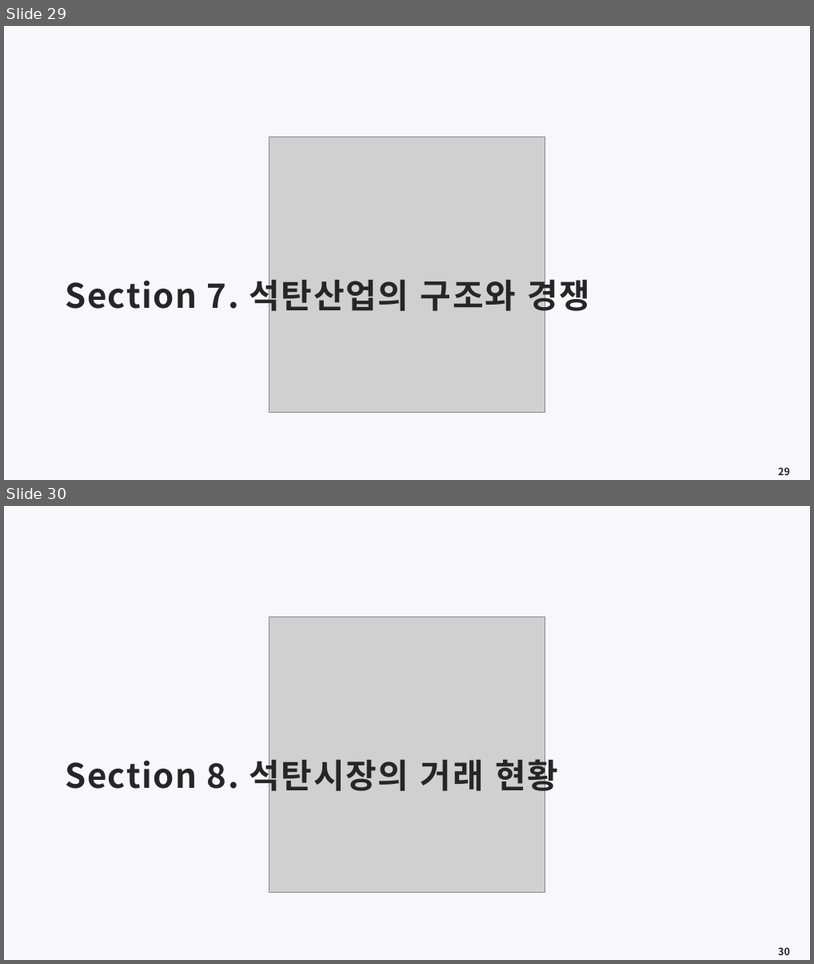
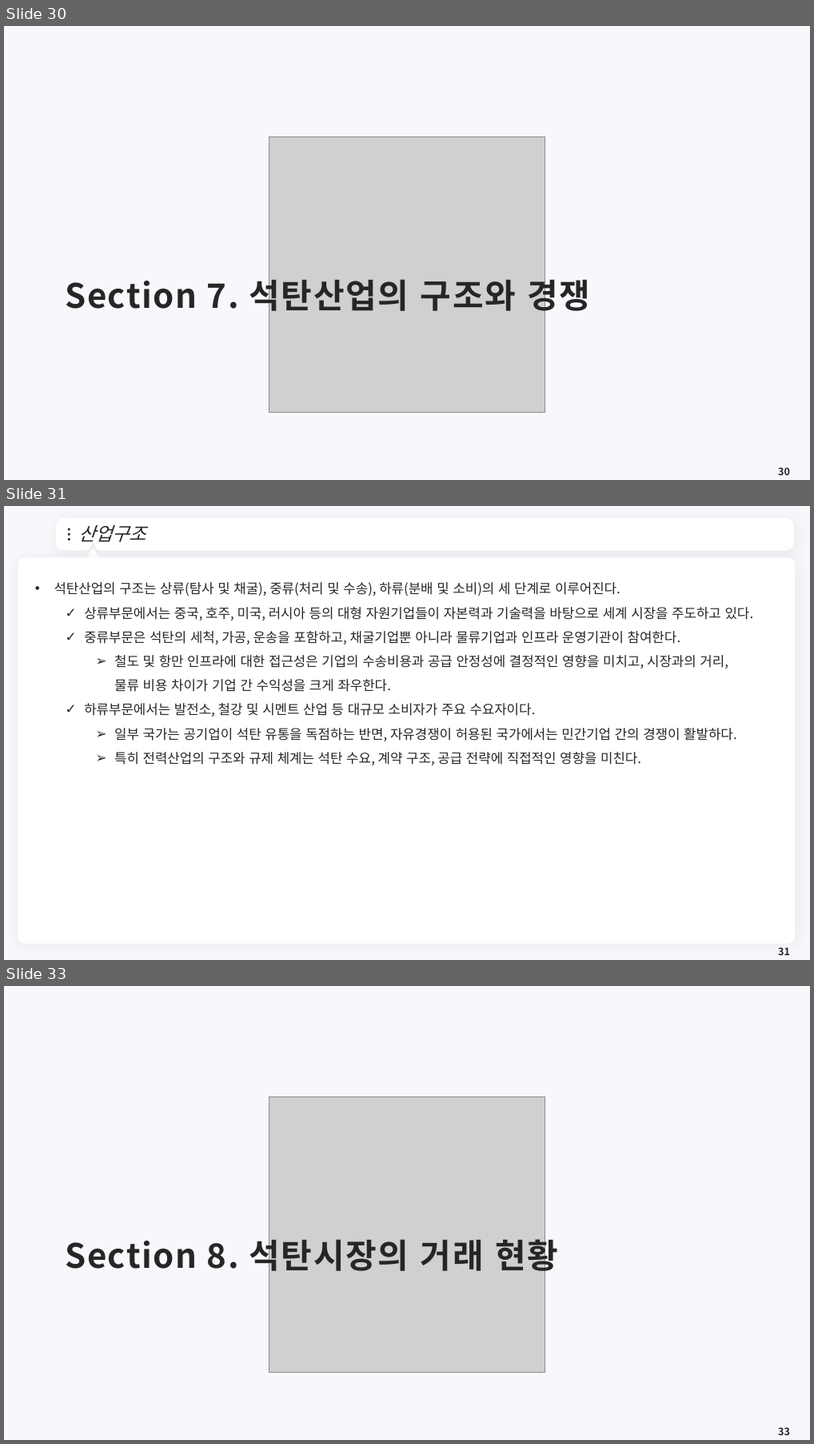
Before and after one commit to meandthey/Teaching, a slide deck: 에너지경제학/자원에너지경제학_Chapter_4 (석탄).pptx. Shown one above the other, each under a label of ours: slides 29 and 30 before the commit, slides 30, 31 and 33 after it; the slides between them are not shown. The pictures are 814x964 and 814x1444 pixels, drawn with LibreOffice and Linux fonts; fonts in the diff are those of the drawing; grey boxes stand for pictures; background and template pictures are left out. Boxes give left, top, right and bottom in pixels: in the first picture for what was removed or moved away, otherwise in the second. Text is boxed around its words. In the diff, an @@ line names an element or a change of style, - is before the commit and + after.

```diff
--- a/에너지경제학/자원에너지경제학_Chapter_4 (석탄).pptx
+++ b/에너지경제학/자원에너지경제학_Chapter_4 (석탄).pptx
@@ slide 31 added at bbox=[4, 506, 810, 960], background #F8F7FC @@
@@ freeform shape added at bbox=[59, 521, 792, 548], fill #FFFFFF, outline #FFFFFF 7.25 pt @@
@@ ellipse added at bbox=[68, 528, 70, 531], fill #262626 @@
@@ title added at bbox=[78, 525, 146, 542], 22 pt, text #262626, italic @@
+산업구조
@@ ellipse added at bbox=[68, 533, 70, 536], fill #262626 @@
@@ ellipse added at bbox=[68, 538, 70, 540], fill #262626 @@
@@ triangle added at bbox=[86, 550, 99, 562], fill #FFFFFF, outline #FFFFFF 3.75 pt @@
@@ freeform shape added at bbox=[775, 530, 782, 540], fill #FFFFFF @@
@@ rounded rectangle added at bbox=[18, 557, 796, 944], fill #FFFFFF @@
@@ text added at bbox=[54, 582, 754, 765], 16 pt, text #262626 @@
+• 석탄산업의 구조는 상류(탐사 및 채굴), 중류(처리 및 수송), 하류(분배 및 소비)의 세 단계로 이루어진다.
+  ✓ 상류부문에서는 중국, 호주, 미국, 러시아 등의 대형 자원기업들이 자본력과 기술력을 바탕으로 세계 시장을 주도하고 있다.
+  ✓ 중류부문은 석탄의 세척, 가공, 운송을 포함하고, 채굴기업뿐 아니라 물류기업과 인프라 운영기관이 참여한다.
+    ➢ 철도 및 항만 인프라에 대한 접근성은 기업의 수송비용과 공급 안정성에 결정적인 영향을 미치고, 시장과의 거리, 물류 비용 차이가 기업 간 수익성을 크게 좌우한다.
+  ✓ 하류부문에서는 발전소, 철강 및 시멘트 산업 등 대규모 소비자가 주요 수요자이다.
+    ➢ 일부 국가는 공기업이 석탄 유통을 독점하는 반면, 자유경쟁이 허용된 국가에서는 민간기업 간의 경쟁이 활발하다.
+    ➢ 특히 전력산업의 구조와 규제 체계는 석탄 수요, 계약 구조, 공급 전략에 직접적인 영향을 미친다.
@@ page number added at bbox=[778, 947, 790, 955], 12 pt, text #262626, bold @@
+31
@@ what was slide 29 is now slide 30 @@
@@ page number at bbox=[778, 467, 790, 475]: text changed @@
-29
+30
@@ what was slide 30 is now slide 33 @@
@@ page number at bbox=[778, 1427, 790, 1435]: text changed @@
-30
+33
```
Also in this commit, not shown: 1 slide changed, 8 other slides added, 1 other file.
